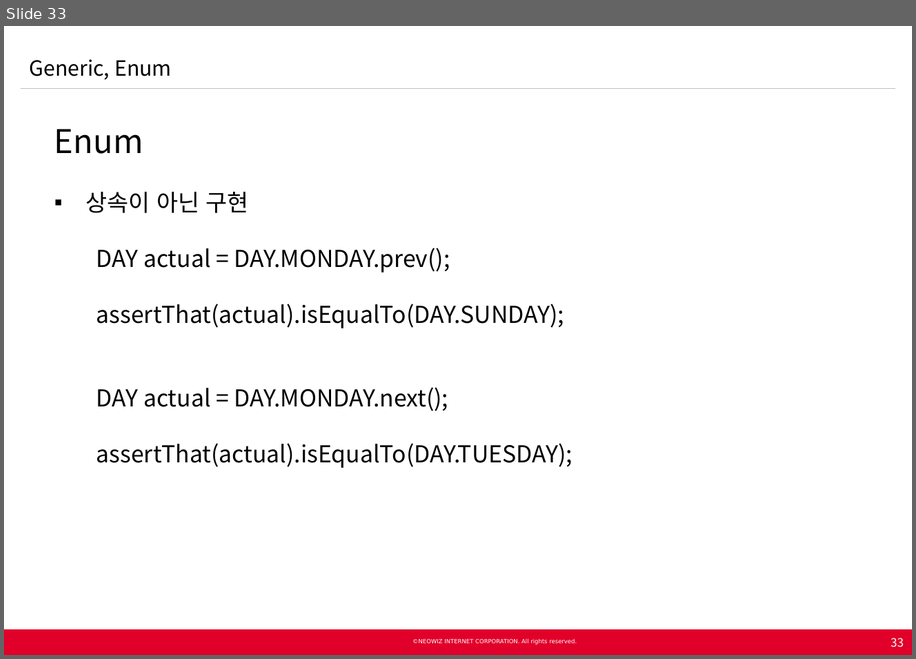
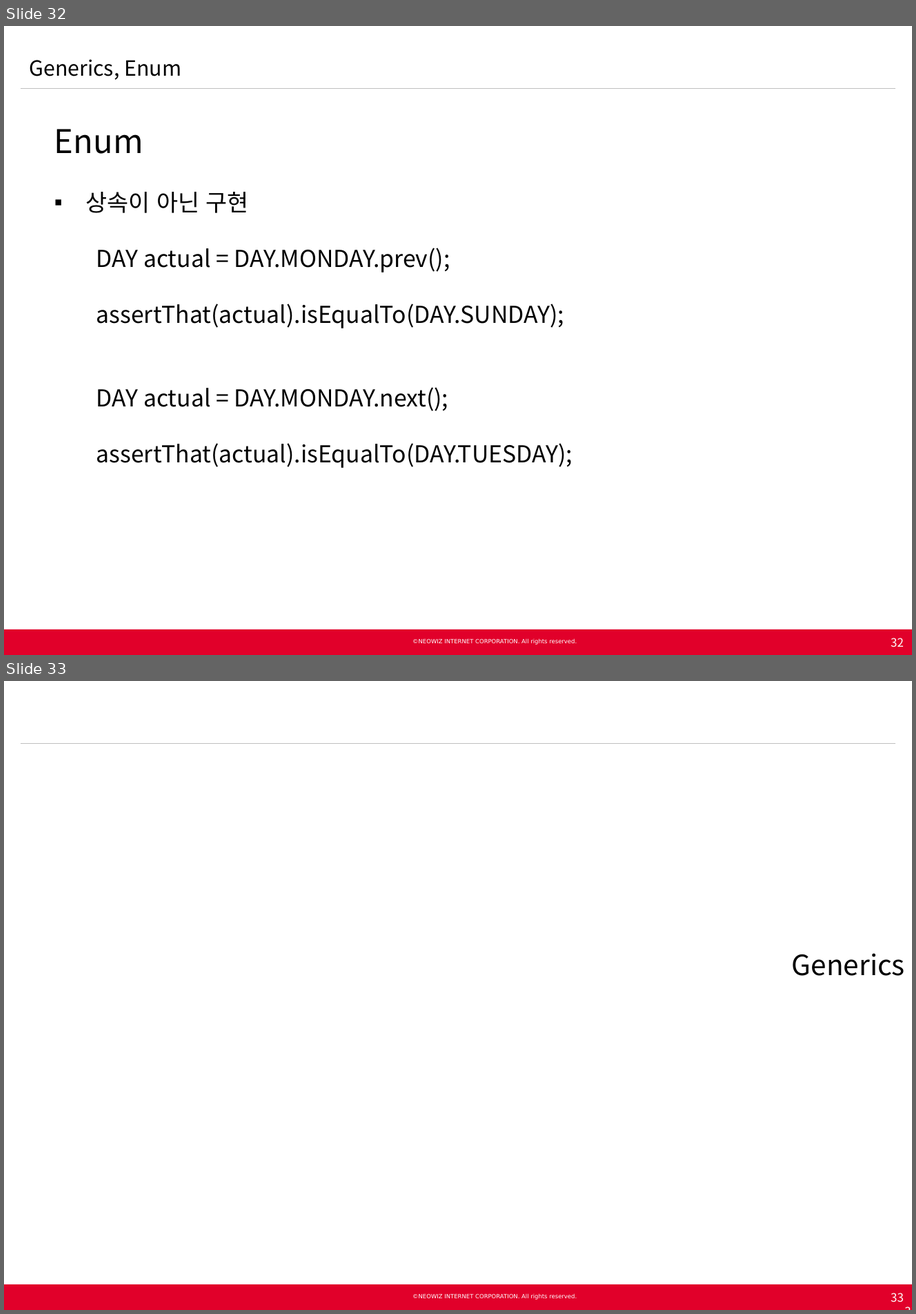
Before and after one commit to Neowizen/JavaStudy, a slide deck: Document/[2015.02.25] Java Study 2차 - Generics Enum.pptx. Shown one above the other, each under a label of ours: slide 33 before the commit, slides 32 and 33 after it. The pictures are 916x659 and 916x1314 pixels, drawn with LibreOffice and Linux fonts; fonts in the diff are those of the drawing; background and template pictures are left out. Boxes give left, top, right and bottom in pixels: in the first picture for what was removed or moved away, otherwise in the second. Text is boxed around its words. In the diff, an @@ line names an element or a change of style, - is before the commit and + after.

```diff
--- a/Document/[2015.02.25] Java Study 2차 - Generics Enum.pptx
+++ b/Document/[2015.02.25] Java Study 2차 - Generics Enum.pptx
@@ slide 33 added at (4, 681, 912, 1310), background #FFFFFF; not listed: 5 template elements that a slide beside it also shows @@
@@ text added at (792, 953, 905, 976), 24 pt, text #000000 @@
+Generics
@@ page number added at (714, 1298, 912, 1310), 10 pt, text #FFFFFF @@
+33
@@ page number added at (891, 1292, 904, 1302), 10 pt, text #FFFFFF @@
+33
@@ what was slide 33 is now slide 32 @@
@@ slide 32 changed as well @@
@@ text at (29, 59, 181, 80): text changed @@
-Generic, Enum
+Generics, Enum
@@ page number at (891, 637, 904, 647): text changed @@
-33
+32
```
Also in this commit, not shown: 28 other slides changed, 18 other slides added, 1 slide removed.
